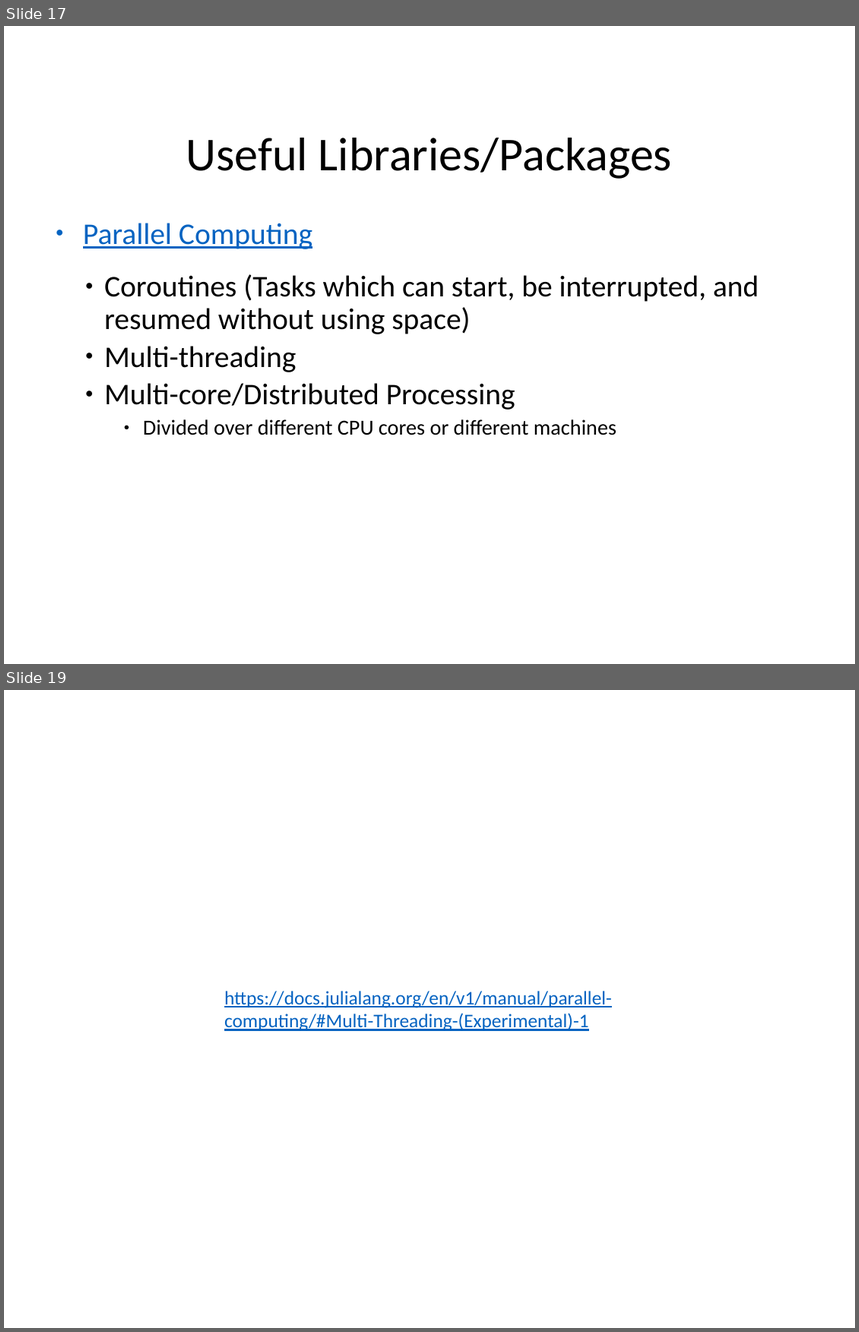
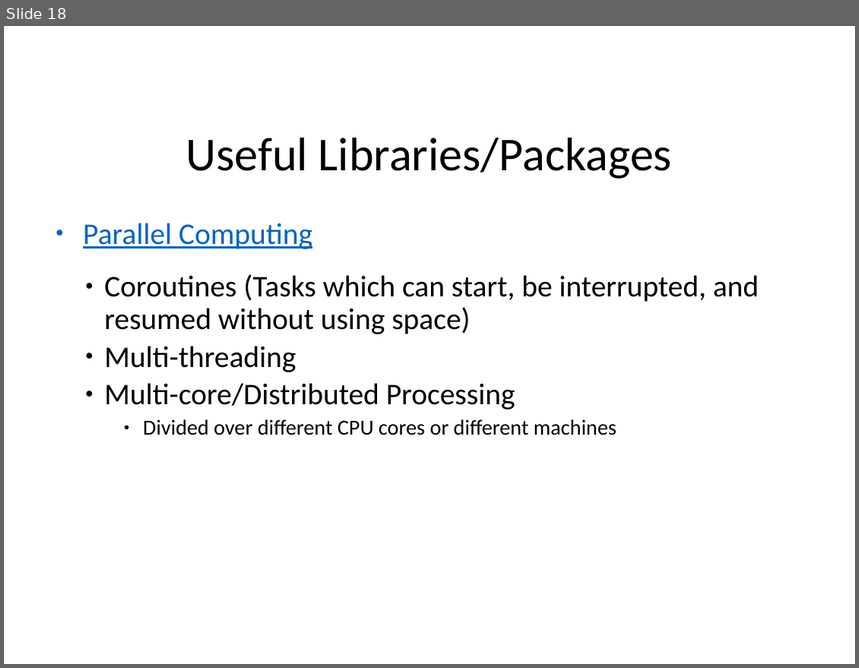
Before and after one commit to The-SS/Julia_intro, a slide deck: Julia_intro.pptx. Shown one above the other, each under a label of ours: slides 17 and 19 before the commit, slide 18 after it; the slides between them are not shown. The pictures are 859x1332 and 859x668 pixels, drawn with LibreOffice and Linux fonts; fonts in the diff are those of the drawing; background and template pictures are left out. Boxes give left, top, right and bottom in pixels: in the first picture for what was removed or moved away, otherwise in the second. Text is boxed around its words. In the diff, an @@ line names an element or a change of style, - is before the commit and + after.

Commit message:
Julia intro slides update + pdf added

```diff
--- a/Julia_intro.pptx
+++ b/Julia_intro.pptx
@@ slide 19 removed at <box>4,690,855,1328</box>, background #FFFFFF @@
@@ text removed at <box>224,991,612,1031</box> @@
-https://docs.julialang.org/en/v1/manual/parallel-computing/#Multi-Threading-(Experimental)-1
@@ what was slide 17 is now slide 18 @@
```
Also in this commit, not shown: 3 slides added, 1 other slide removed, 1 other file.
